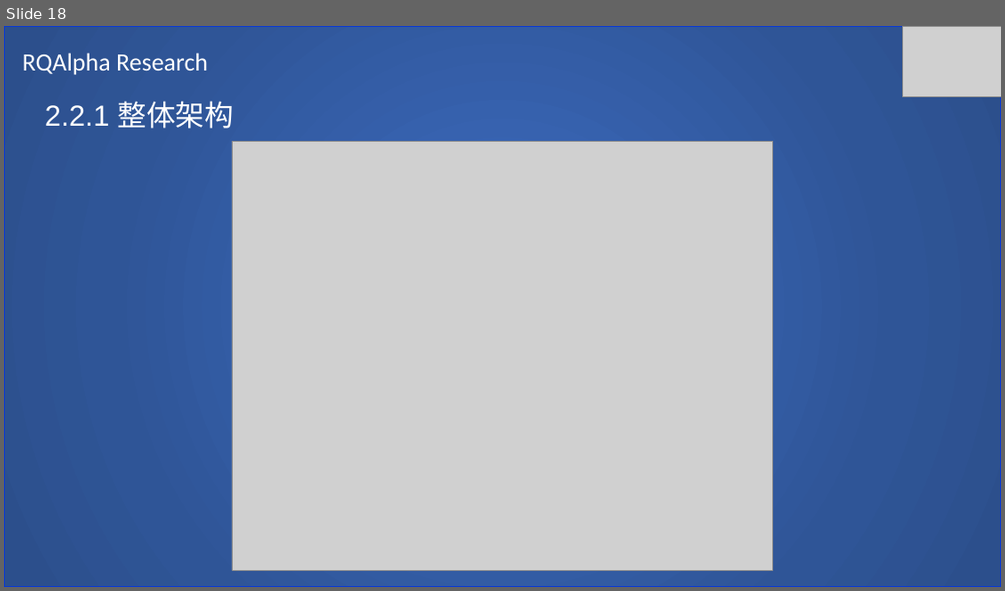
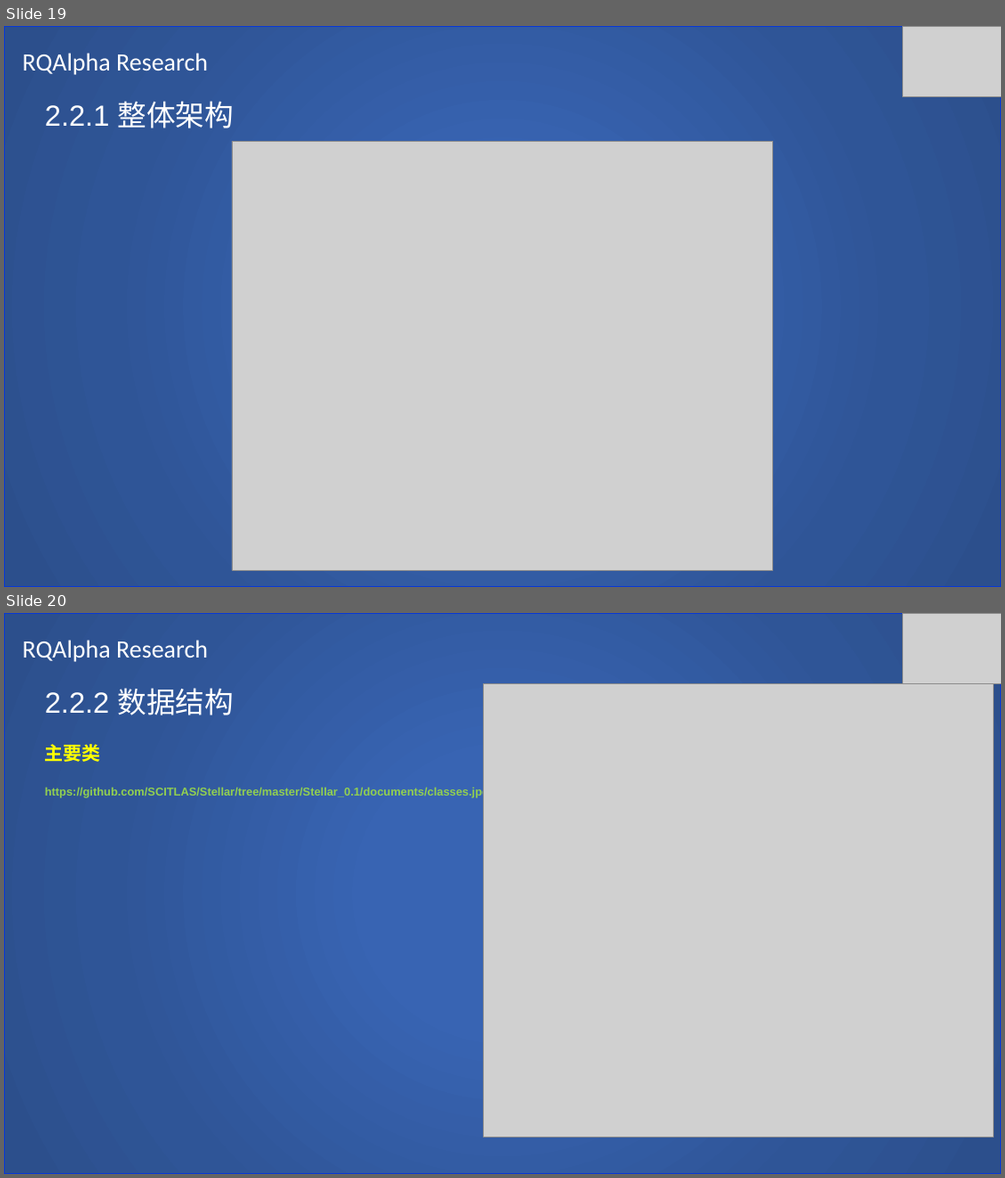
Before and after one commit to SCITLAS/Stellar, a slide deck: Stellar_0.1/documents/RQAlpha_Research.pptx. Shown one above the other, each under a label of ours: slide 18 before the commit, slides 19 and 20 after it. The pictures are 1005x591 and 1005x1178 pixels, drawn with LibreOffice and Linux fonts; fonts in the diff are those of the drawing; grey boxes stand for pictures. Boxes give left, top, right and bottom in pixels: in the first picture for what was removed or moved away, otherwise in the second. Text is boxed around its words. In the diff, an @@ line names an element or a change of style, - is before the commit and + after.

Commit message:
Add sequence and class diagrams

```diff
--- a/Stellar_0.1/documents/RQAlpha_Research.pptx
+++ b/Stellar_0.1/documents/RQAlpha_Research.pptx
@@ slide 20 added at (x1=4, y1=613, x2=1001, y2=1174), background #FFFFFF @@
@@ rectangle added at (x1=4, y1=613, x2=1001, y2=1174), fill gradient #3864B3 to #2F5597 to #2C4F8C, outline #0838D5 1 pt @@
@@ picture added at (x1=902, y1=613, x2=1001, y2=683) @@
@@ text added at (x1=23, y1=640, x2=208, y2=662), 24 pt, text #FFFFFF @@
+RQAlpha Research
@@ text added at (x1=45, y1=688, x2=495, y2=797), 11 pt, text #92D050, bold @@
+2.2.2 数据结构
+主要类
+https://github.com/SCITLAS/Stellar/tree/master/Stellar_0.1/documents/classes.jpeg
@@ picture added at (x1=484, y1=683, x2=994, y2=1136) @@
@@ what was slide 18 is now slide 19 @@
```
Also in this commit, not shown: 2 other slides added, 2 other files.
